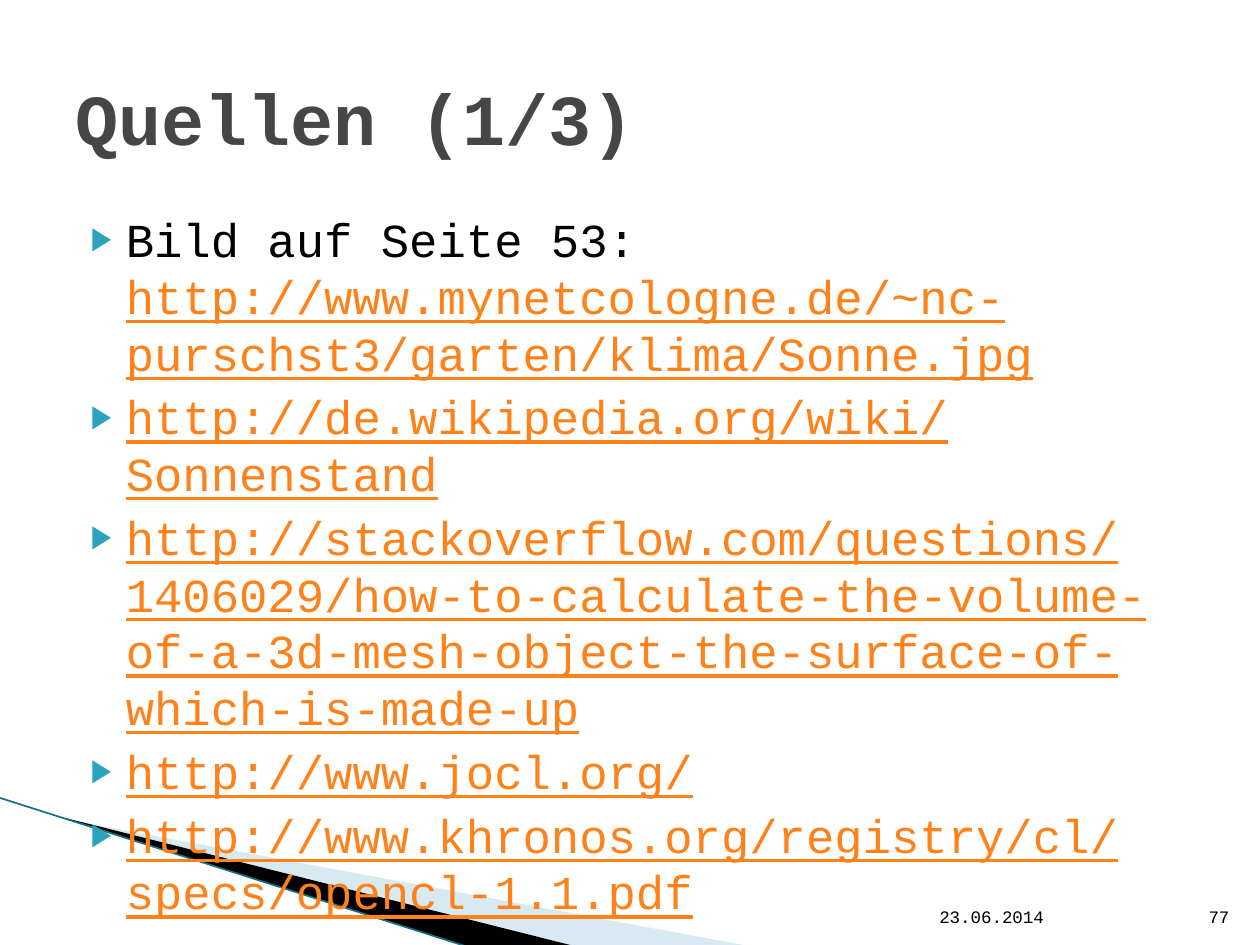
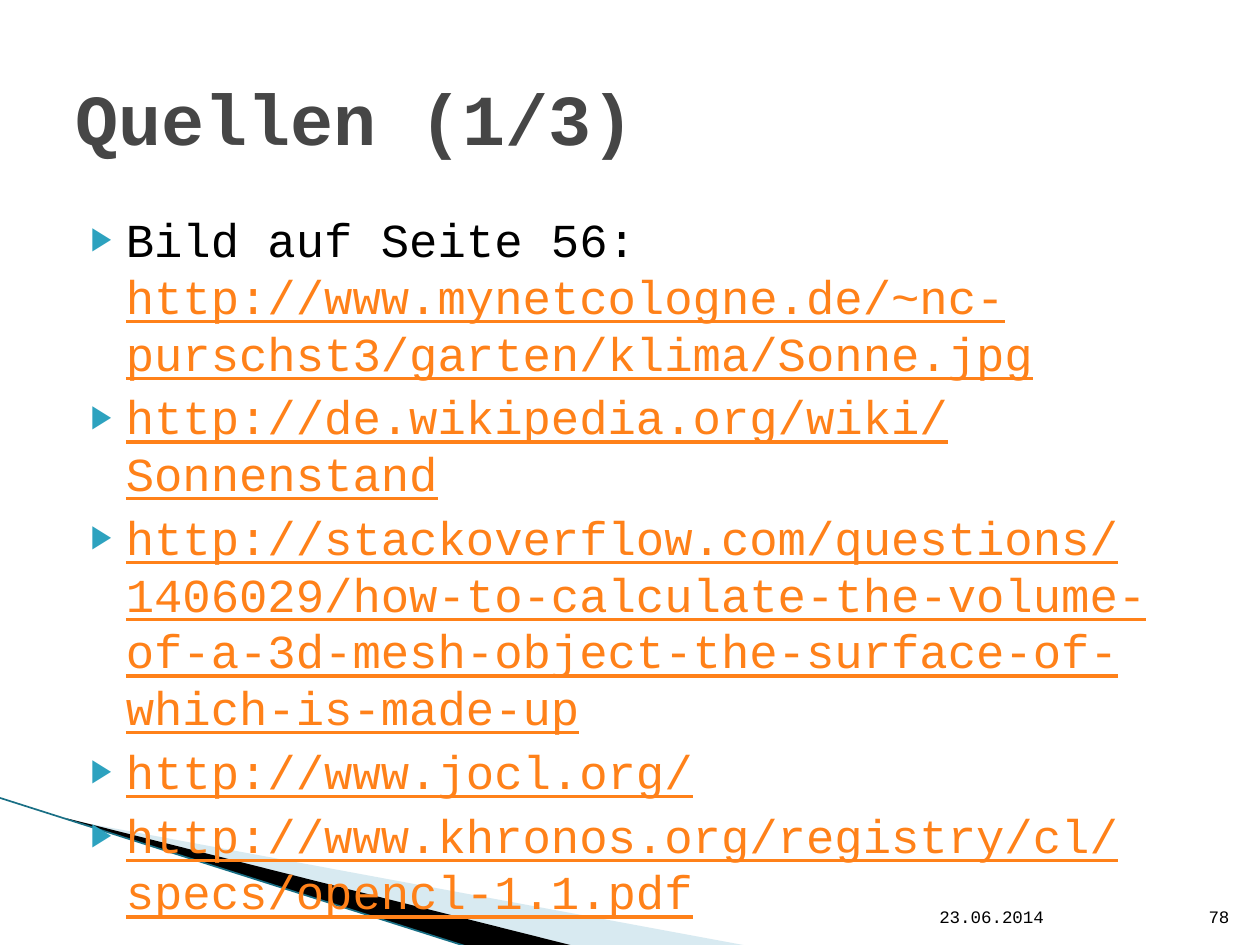
Before and after one commit to hft-swp/stuff, a slide deck: slide 78 of doku/präsentation nicht komplett/vCity-Präsentation.pptx (slide 77 before the commit). Drawn at 1260x945 pixels with LibreOffice and Linux fonts; fonts in the diff are those of the drawing; background and template pictures are left out. Boxes give left, top, right and bottom in pixels: in the first picture for what was removed or moved away, otherwise in the second. Text is boxed around its words. In the diff, an @@ line names an element or a change of style, - is before the commit and + after.

```diff
--- a/doku/präsentation nicht komplett/vCity-Präsentation.pptx
+++ b/doku/präsentation nicht komplett/vCity-Präsentation.pptx
@@ text at (126, 223, 1033, 381): text changed @@
-▶ Bild auf Seite 53:
-  http://www.mynetcologne.de/~nc-purschst3/garten/klima/Sonne.jpg
+▶ Bild auf Seite 56:
+  http://www.mynetcologne.de/~nc-purschst3/garten/klima/Sonne.jpg
@@ page number at (1209, 911, 1230, 923): text changed @@
-77
+78
```
Also in this commit, not shown: 4 other slides changed, 1 slide added.
